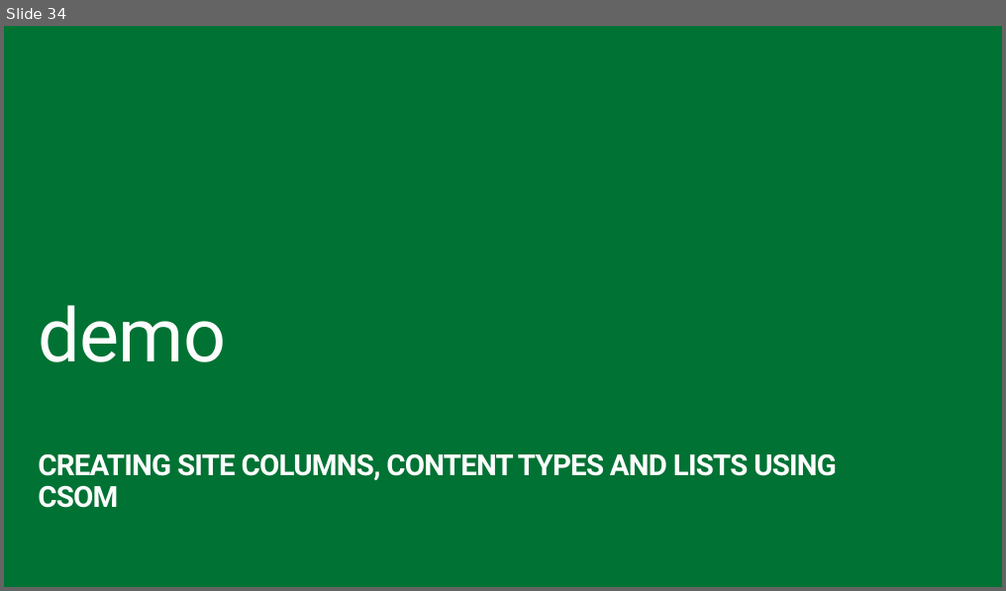
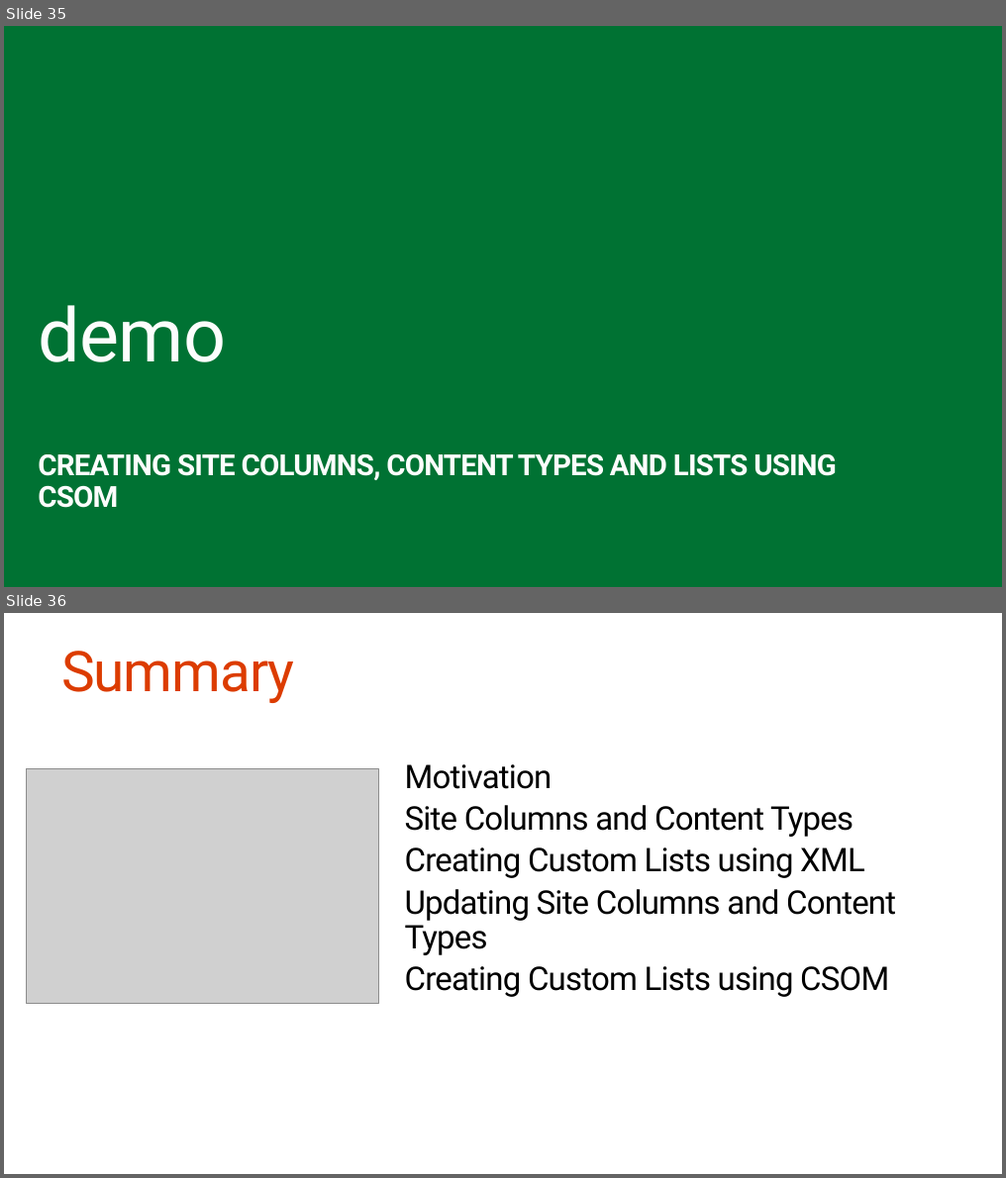
Before and after one commit to fabbbiob/TrainingContent, a slide deck: O3656-2 Deep dive into SharePoint lists for data storage/O3656-2 Deep dive into SharePoint lists for data storage.pptx. Shown one above the other, each under a label of ours: slide 34 before the commit, slides 35 and 36 after it. The pictures are 1006x591 and 1006x1178 pixels, drawn with LibreOffice and Linux fonts; fonts in the diff are those of the drawing; grey boxes stand for pictures. Boxes give left, top, right and bottom in pixels: in the first picture for what was removed or moved away, otherwise in the second. Text is boxed around its words. In the diff, an @@ line names an element or a change of style, - is before the commit and + after.

Commit message:
Final slides for O3656-2 Deep dive into SharePoint lists for data storage

```diff
--- a/O3656-2 Deep dive into SharePoint lists for data storage/O3656-2 Deep dive into SharePoint lists for data storage.pptx
+++ b/O3656-2 Deep dive into SharePoint lists for data storage/O3656-2 Deep dive into SharePoint lists for data storage.pptx
@@ slide 36 added at (4, 613, 1002, 1174), background #FFFFFF @@
@@ title added at (61, 651, 294, 703), 54 pt, text #DC3C00 @@
+Summary
@@ picture added at (27, 768, 378, 1003) @@
@@ text added at (405, 764, 896, 997), 31.4 pt, text #000000 @@
+Motivation
+Site Columns and Content Types
+Creating Custom Lists using XML
+Updating Site Columns and Content Types
+Creating Custom Lists using CSOM
@@ what was slide 34 is now slide 35 @@
```
Also in this commit, not shown: 3 other slides added.
